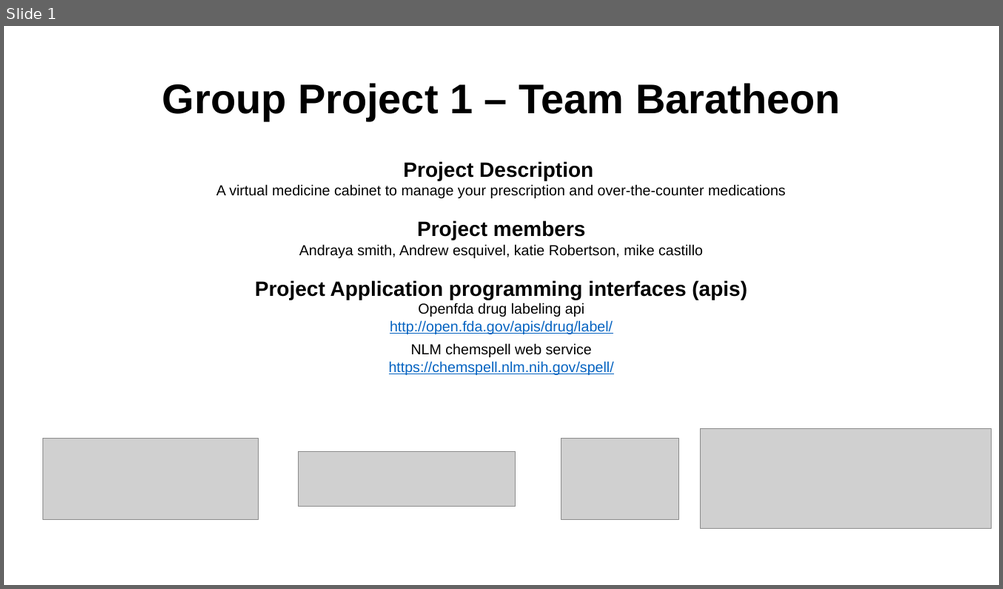
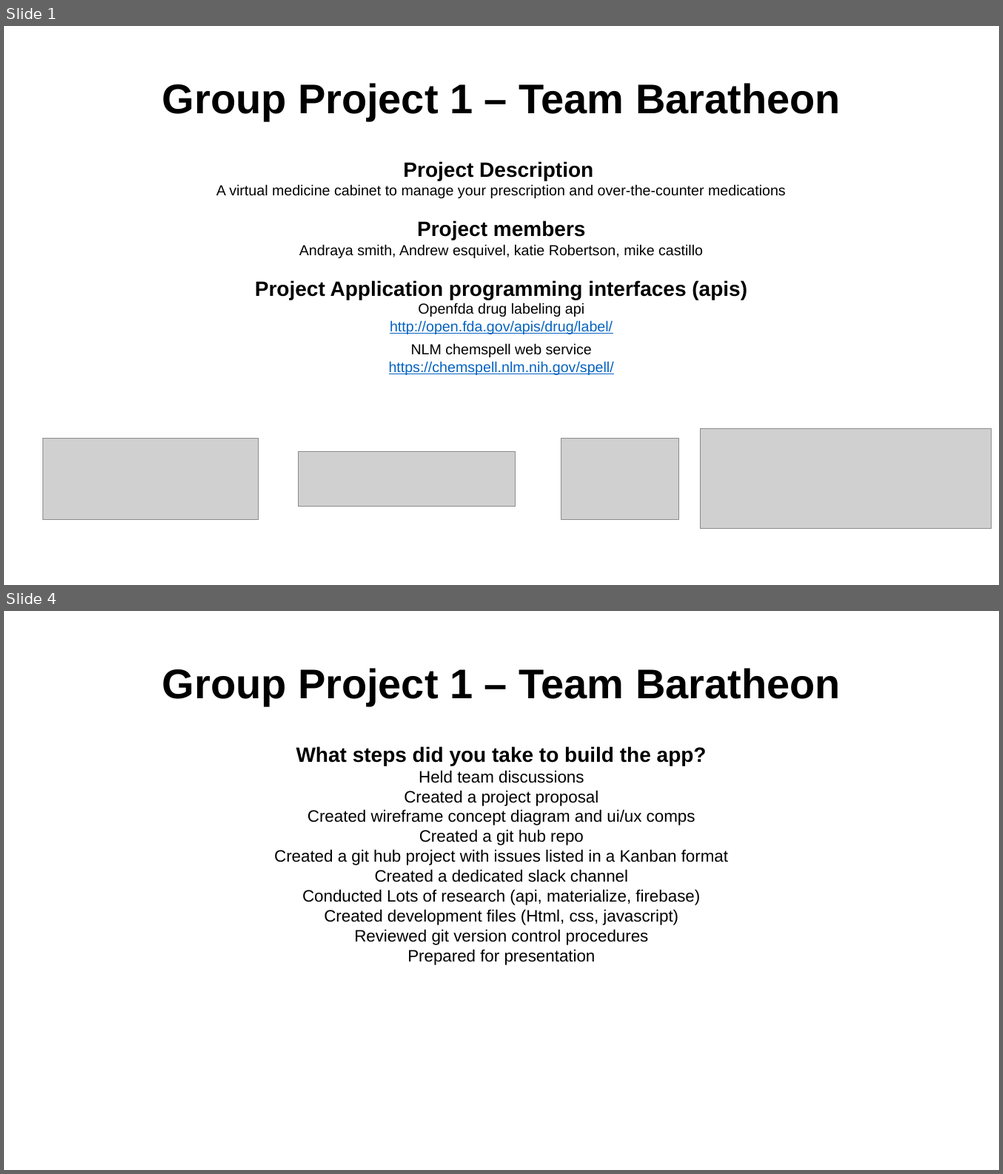
Before and after one commit to katiebug32/Medicine-Cabinet, a slide deck: presentation/Group-Presentation-v1.pptx. Shown one above the other, each under a label of ours: slide 1 before the commit, slides 1 and 4 after it; the slides between them are not shown. The pictures are 1003x589 and 1003x1174 pixels, drawn with LibreOffice and Linux fonts; fonts in the diff are those of the drawing; grey boxes stand for pictures; background and template pictures are left out. Boxes give left, top, right and bottom in pixels: in the first picture for what was removed or moved away, otherwise in the second. Text is boxed around its words. In the diff, an @@ line names an element or a change of style, - is before the commit and + after.

```diff
--- a/presentation/Group-Presentation-v1.pptx
+++ b/presentation/Group-Presentation-v1.pptx
@@ slide 4 added at [4, 611, 999, 1170], background picture (left out) @@
@@ title added at [162, 668, 840, 706], 40 pt, text #000000, bold @@
+Group Project 1 – Team Baratheon
@@ text added at [274, 746, 728, 965], 16 pt, text #000000 @@
+What steps did you take to build the app?
+Held team discussions
+Created a project proposal
+Created wireframe concept diagram and ui/ux comps
+Created a git hub repo
+Created a git hub project with issues listed in a Kanban format
+Created a dedicated slack channel
+Conducted Lots of research (api, materialize, firebase)
+Created development files (Html, css, javascript)
+Reviewed git version control procedures
+Prepared for presentation
```
Also in this commit, not shown: 3 other slides added.
